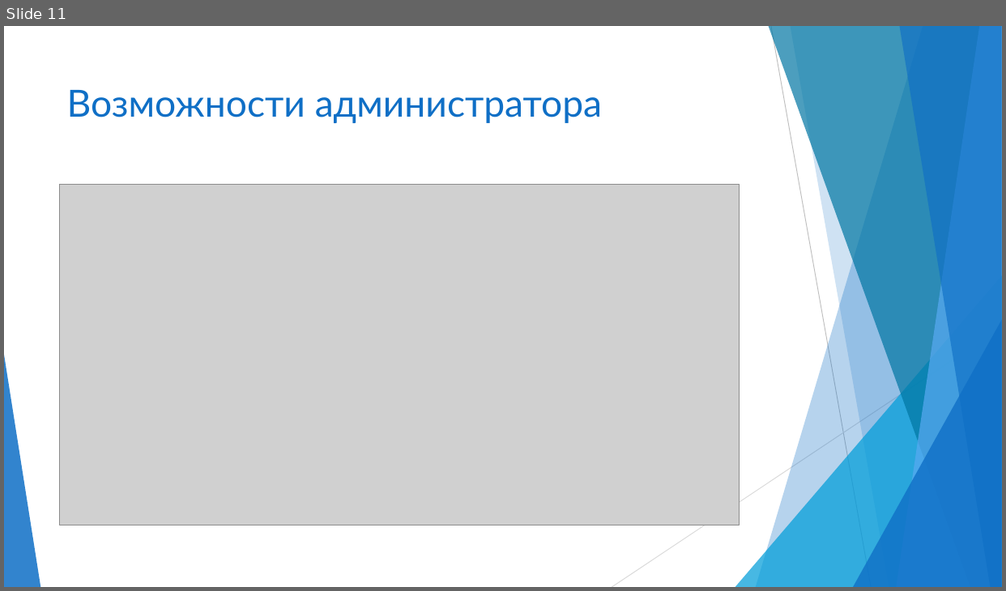
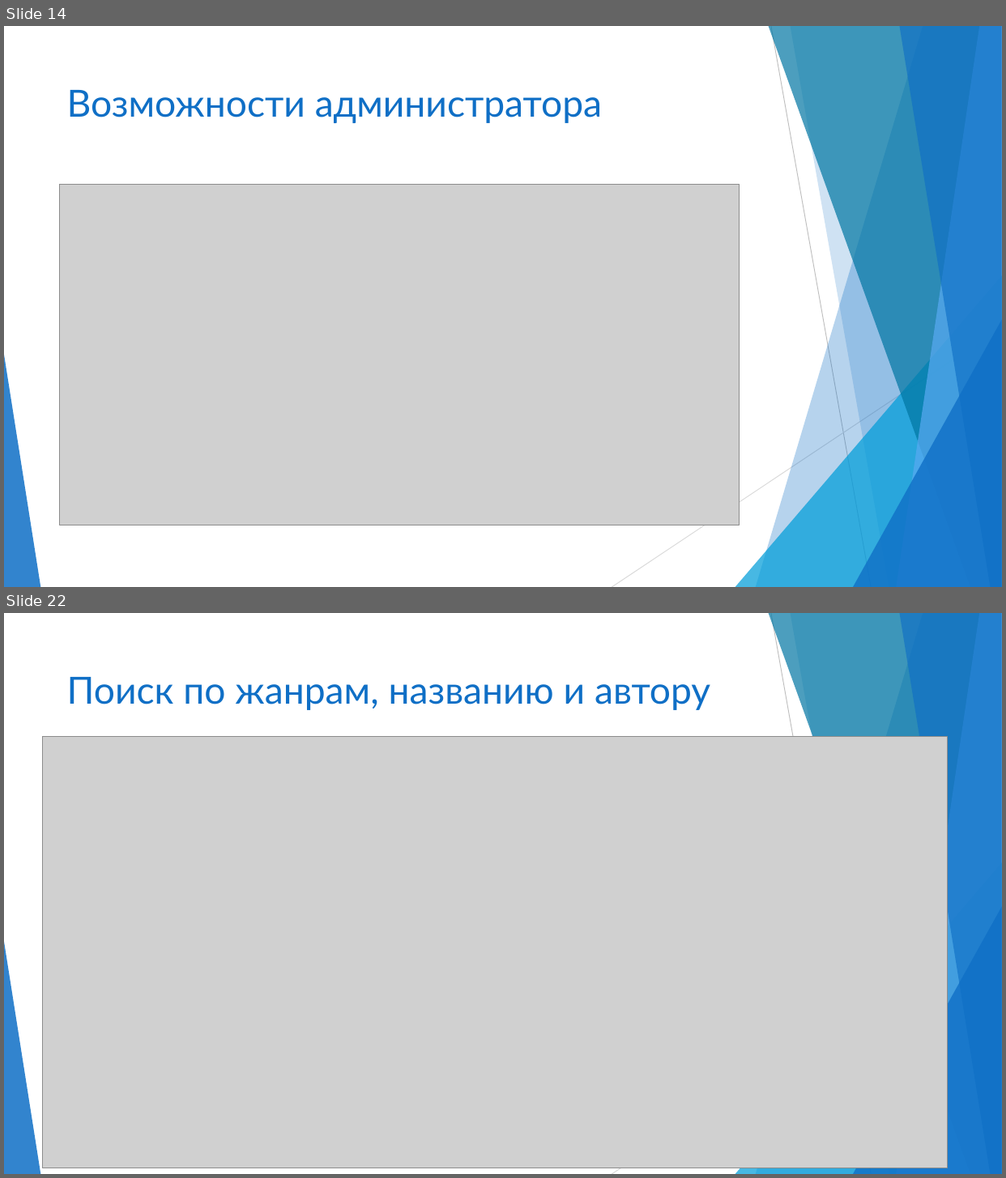
Before and after one commit to Kote5615/flask, a slide deck: flask_project_docx/bookshop.pptx. Shown one above the other, each under a label of ours: slide 11 before the commit, slides 14 and 22 after it; the slides between them are not shown. The pictures are 1006x591 and 1006x1178 pixels, drawn with LibreOffice and Linux fonts; fonts in the diff are those of the drawing; grey boxes stand for pictures. Boxes give left, top, right and bottom in pixels: in the first picture for what was removed or moved away, otherwise in the second. Text is boxed around its words. In the diff, an @@ line names an element or a change of style, - is before the commit and + after.

```diff
--- a/flask_project_docx/bookshop.pptx
+++ b/flask_project_docx/bookshop.pptx
@@ slide 22 added at (x1=4, y1=613, x2=1002, y2=1174), background #FFFFFF; not listed: 10 template elements that a slide beside it also shows @@
@@ title added at (x1=67, y1=677, x2=710, y2=710), 36 pt, text #0F6FC6 @@
+Поиск по жанрам, названию и автору
@@ picture added at (x1=43, y1=737, x2=948, y2=1169) @@
@@ what was slide 11 is now slide 14 @@
```
Also in this commit, not shown: 4 slides changed, 11 other slides added, 1 slide removed.
